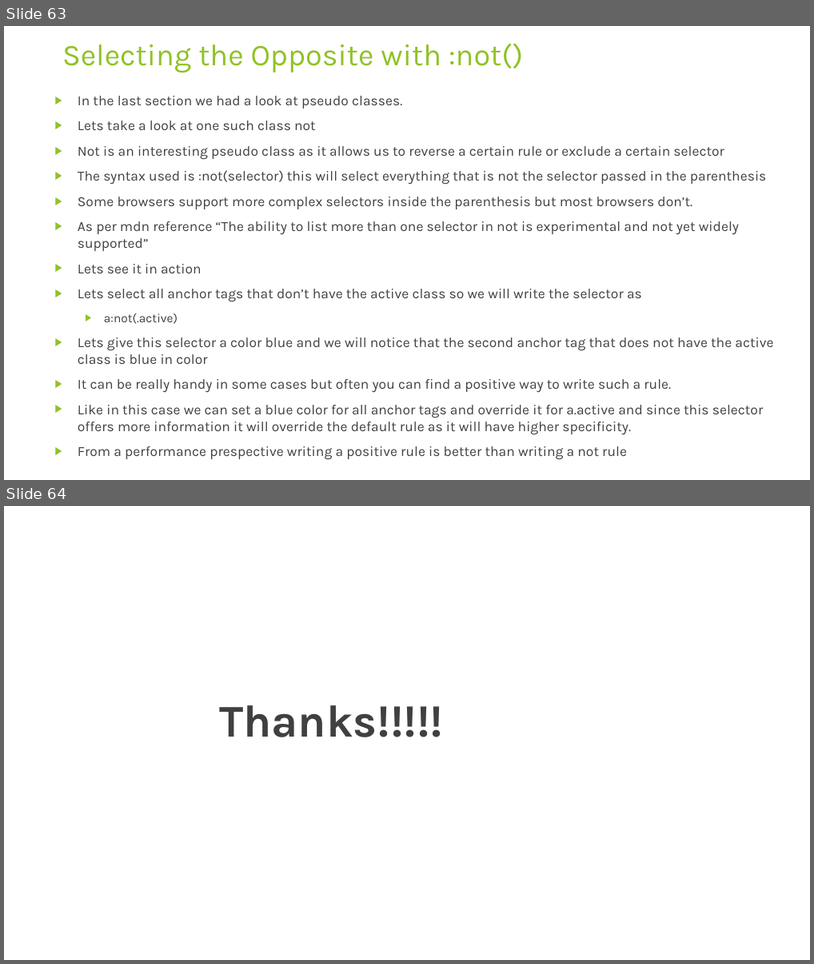
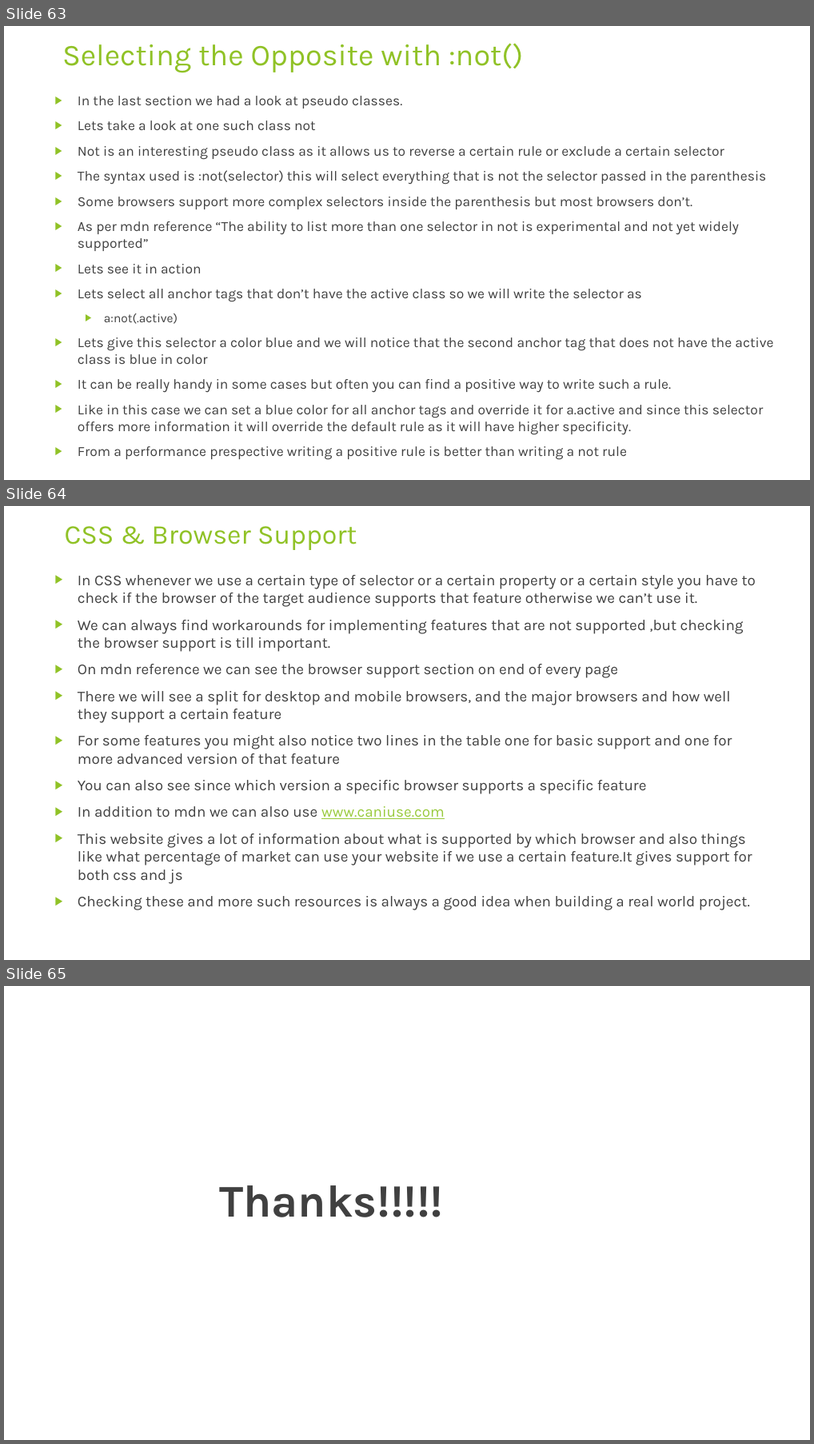
Before and after one commit to rudhrainfogain/CSS, a slide deck: PPT/Css-v4.pptx. Shown one above the other, each under a label of ours: slides 63 and 64 before the commit, slides 63, 64 and 65 after it. The pictures are 814x964 and 814x1444 pixels, drawn with LibreOffice and Linux fonts; fonts in the diff are those of the drawing. Boxes give left, top, right and bottom in pixels: in the first picture for what was removed or moved away, otherwise in the second. Text is boxed around its words. In the diff, an @@ line names an element or a change of style, - is before the commit and + after.

Commit message:
BrowserSupport

```diff
--- a/PPT/Css-v4.pptx
+++ b/PPT/Css-v4.pptx
@@ slide 64 added at [4, 506, 810, 960], background #FFFFFF @@
@@ title added at [65, 526, 358, 550], 32.4 pt, text #90C226 @@
+CSS & Browser Support
@@ text added at [78, 575, 756, 910], 18 pt, text #404040 @@
+▶ In CSS whenever we use a certain type of selector or a certain property or a certain style you have to check if the browser of the target audience supports that feature otherwise we can’t use it.
+▶ We can always find workarounds for implementing features that are not supported ,but checking the browser support is till important.
+▶ On mdn reference we can see the browser support section on end of every page
+▶ There we will see a split for desktop and mobile browsers, and the major browsers and how well they support a certain feature
+▶ For some features you might also notice two lines in the table one for basic support and one for more advanced version of that feature
+▶ You can also see since which version a specific browser supports a specific feature
+▶ In addition to mdn we can also use www.caniuse.com
+▶ This website gives a lot of information about what is supported by which browser and also things like what percentage of market can use your website if we use a certain feature.It gives support for both css and js
+▶ Checking these and more such resources is always a good idea when building a real world project.
@@ what was slide 64 is now slide 65 @@
```
